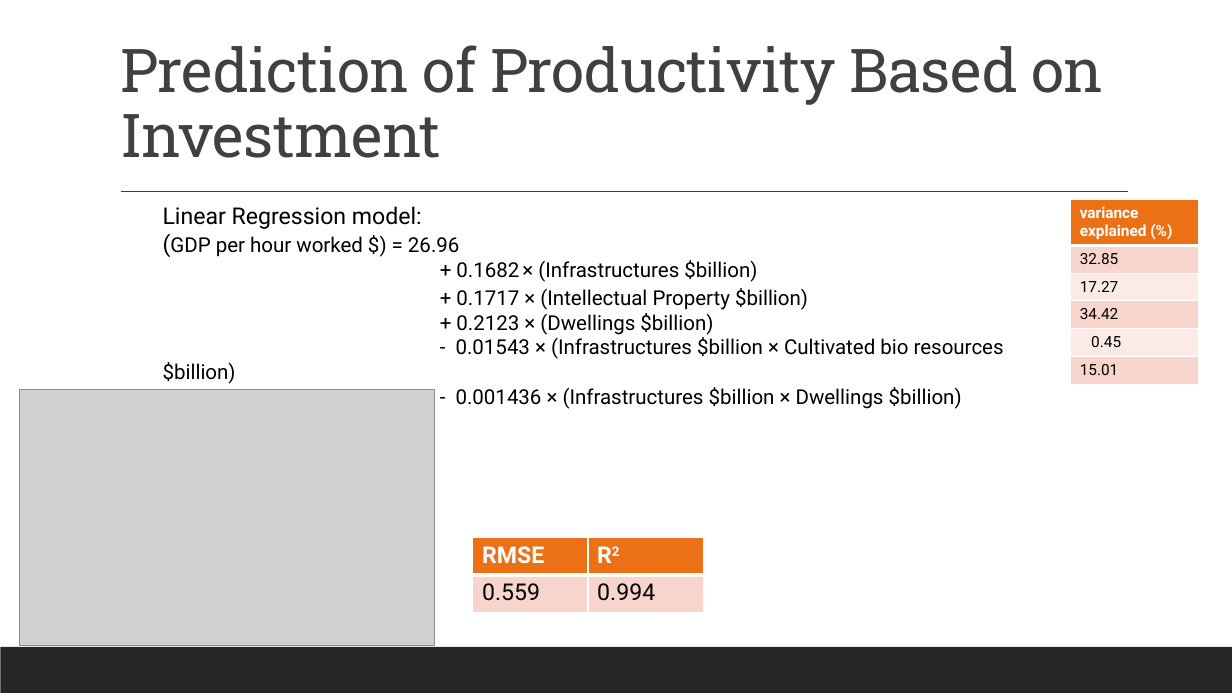
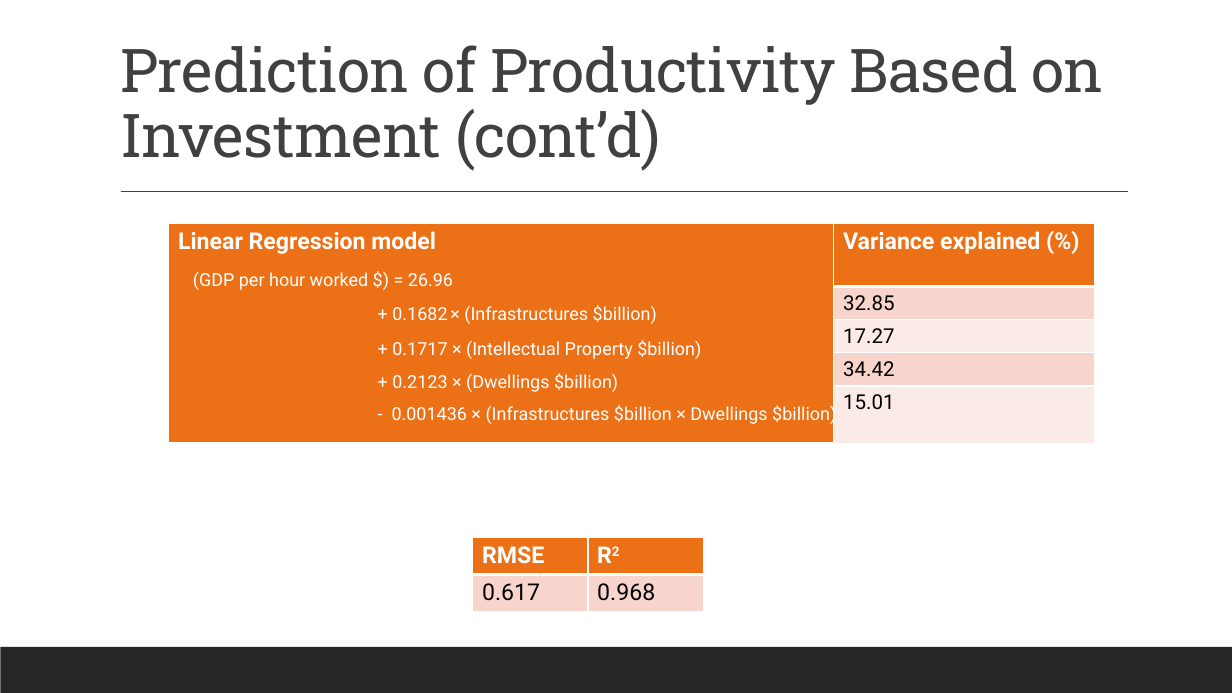
Before and after one commit to JohnHios/final_project, a slide deck: slide 10 of deloitte_investment_project/outputs/Deloitte_Investment_Project_JohnHios.pptx (slide 9 before the commit). Drawn at 1232x693 pixels with LibreOffice and Linux fonts; fonts in the diff are those of the drawing; grey boxes stand for pictures. Boxes give left, top, right and bottom in pixels: in the first picture for what was removed or moved away, otherwise in the second. Text is boxed around its words. In the diff, an @@ line names an element or a change of style, - is before the commit and + after.

```diff
--- a/deloitte_investment_project/outputs/Deloitte_Investment_Project_JohnHios.pptx
+++ b/deloitte_investment_project/outputs/Deloitte_Investment_Project_JohnHios.pptx
@@ title at (x1=120, y1=45, x2=1104, y2=171): text changed @@
-Prediction of Productivity Based on Investment
+Prediction of Productivity Based on Investment (cont’d)
@@ text at (x1=163, y1=206, x2=422, y2=229): paragraph removed @@
-Linear Regression model:
@@ table at (x1=169, y1=223, x2=1095, y2=423) @@
-variance explained (%)
-32.85
-17.27
-34.42
-0.45
-15.01
+Linear Regression model | Variance explained (%)
+ | 32.85
+ | 17.27
+ | 34.42
+ | 15.01
@@ table resized from (x1=1071, y1=200, x2=1200, y2=384) to (x1=169, y1=223, x2=1095, y2=423) @@
@@ text "(GDP per hour worked $) ..." moved from (x1=163, y1=206, x2=1004, y2=409) to (x1=193, y1=272, x2=836, y2=426) @@
@@ text "(GDP per hour worked $) ..." at (x1=193, y1=272, x2=836, y2=426): size 18 to 14 pt in "(GDP"; size 16 to 14 pt, text colour #000000 to #FFFFFF; line spacing 1 to 1.5 @@
@@ text at (x1=456, y1=337, x2=1004, y2=359): paragraph removed @@
-- 0.01543 × (Infrastructures $billion × Cultivated bio resources $billion)
@@ picture removed at (x1=20, y1=390, x2=435, y2=646) @@
@@ table at (x1=473, y1=538, x2=704, y2=613) @@
-row 2, column 1: 0.559
+row 2, column 1: 0.617
-row 2, column 2: 0.994
+row 2, column 2: 0.968
```
Also in this commit, not shown: 6 other slides changed, 2 slides added, 4 other files.
